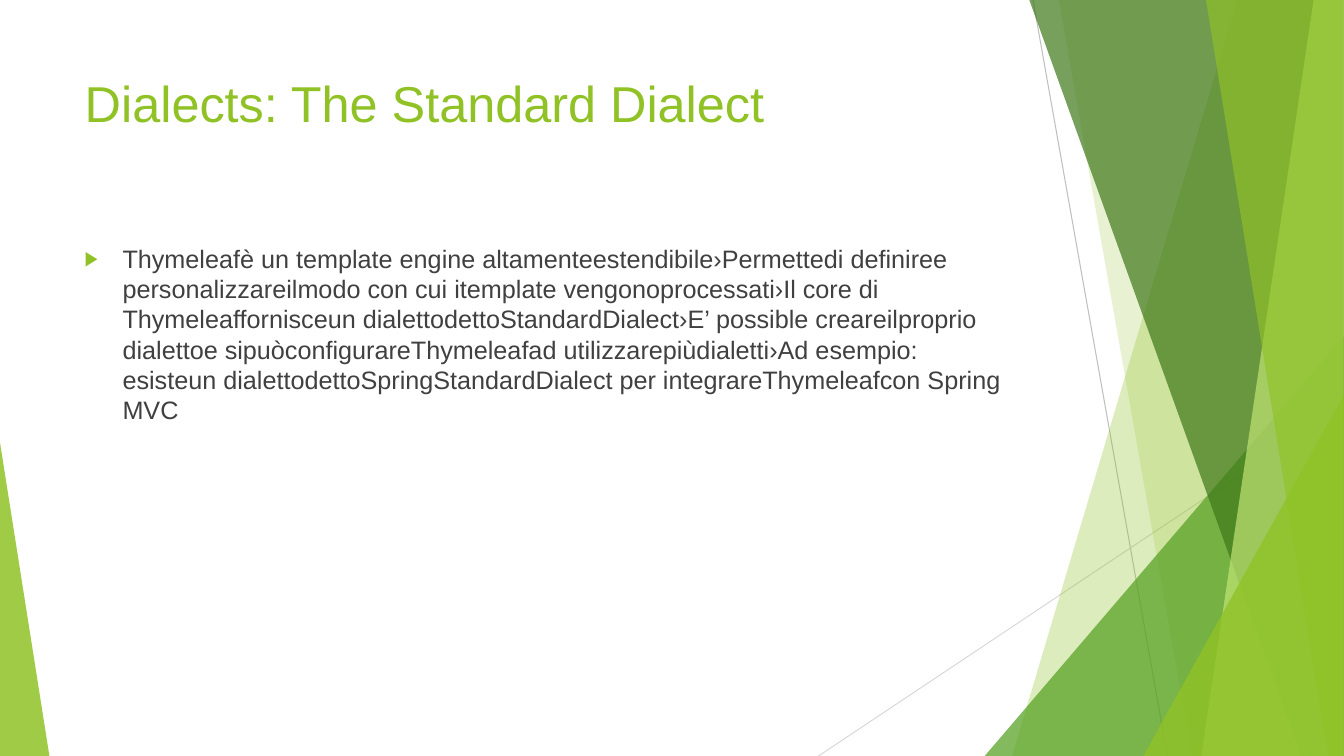
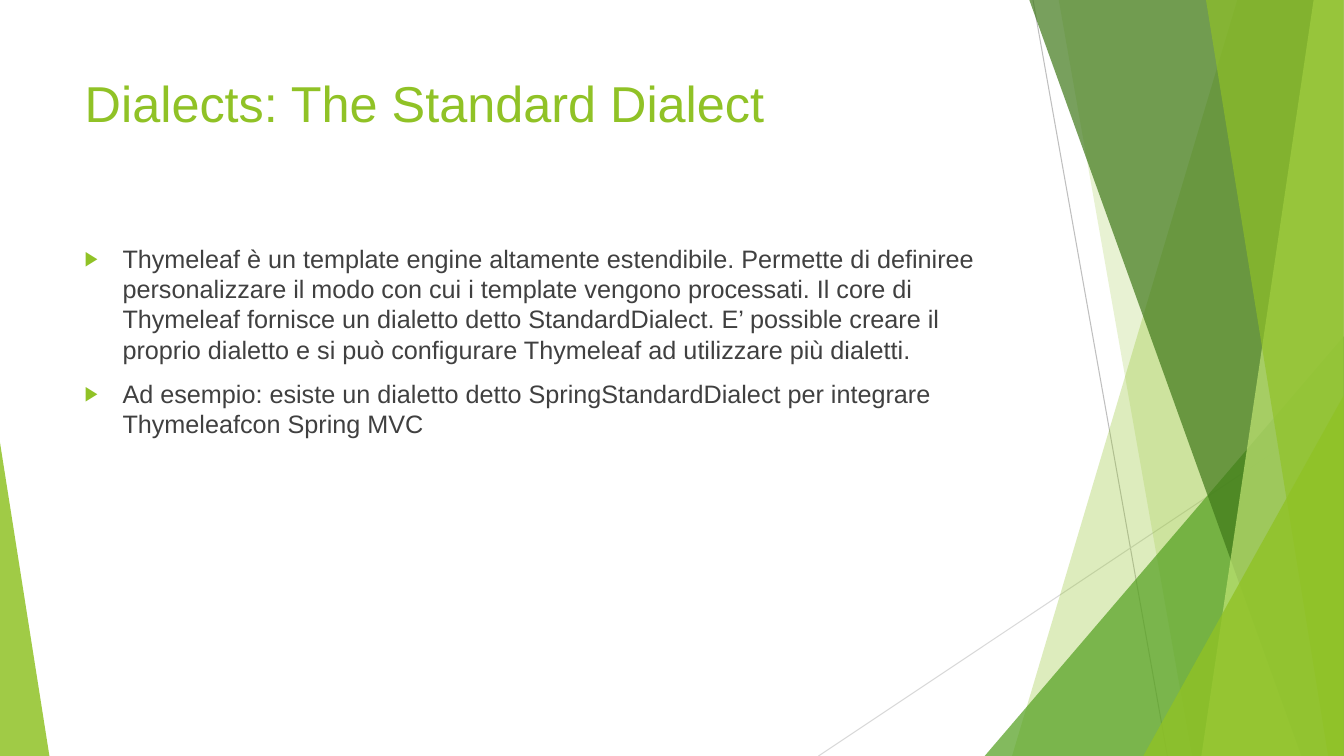
Before and after one commit to AlessandroS94/corso_21122022, a slide deck: slide 6 of Day 10/slide/Thymeleaf.pptx. Drawn at 1344x756 pixels with LibreOffice and Linux fonts; fonts in the diff are those of the drawing. Boxes give left, top, right and bottom in pixels: in the first picture for what was removed or moved away, otherwise in the second. Text is boxed around its words. In the diff, an @@ line names an element or a change of style, - is before the commit and + after.

```diff
--- a/Day 10/slide/Thymeleaf.pptx
+++ b/Day 10/slide/Thymeleaf.pptx
@@ text at <box>123,249,974,439</box>: text changed @@
-▶ Thymeleafè un template engine altamenteestendibile›Permettedi definiree personalizzareilmodo con cui itemplate vengonoprocessati›Il core di Thymeleaffornisceun dialettodettoStandardDialect›E’ possible creareilproprio dialettoe sipuòconfigurareThymeleafad utilizzarepiùdialetti›Ad esempio: esisteun dialettodettoSpringStandardDialect per integrareThymeleafcon Spring MVC
+▶ Thymeleaf è un template engine altamente estendibile. Permette di definiree personalizzare il modo con cui i template vengono processati. Il core di Thymeleaf fornisce un dialetto detto StandardDialect. E’ possible creare il proprio dialetto e si può configurare Thymeleaf ad utilizzare più dialetti.
+▶ Ad esempio: esiste un dialetto detto SpringStandardDialect per integrare Thymeleafcon Spring MVC
```
Also in this commit, not shown: 2 other files.
